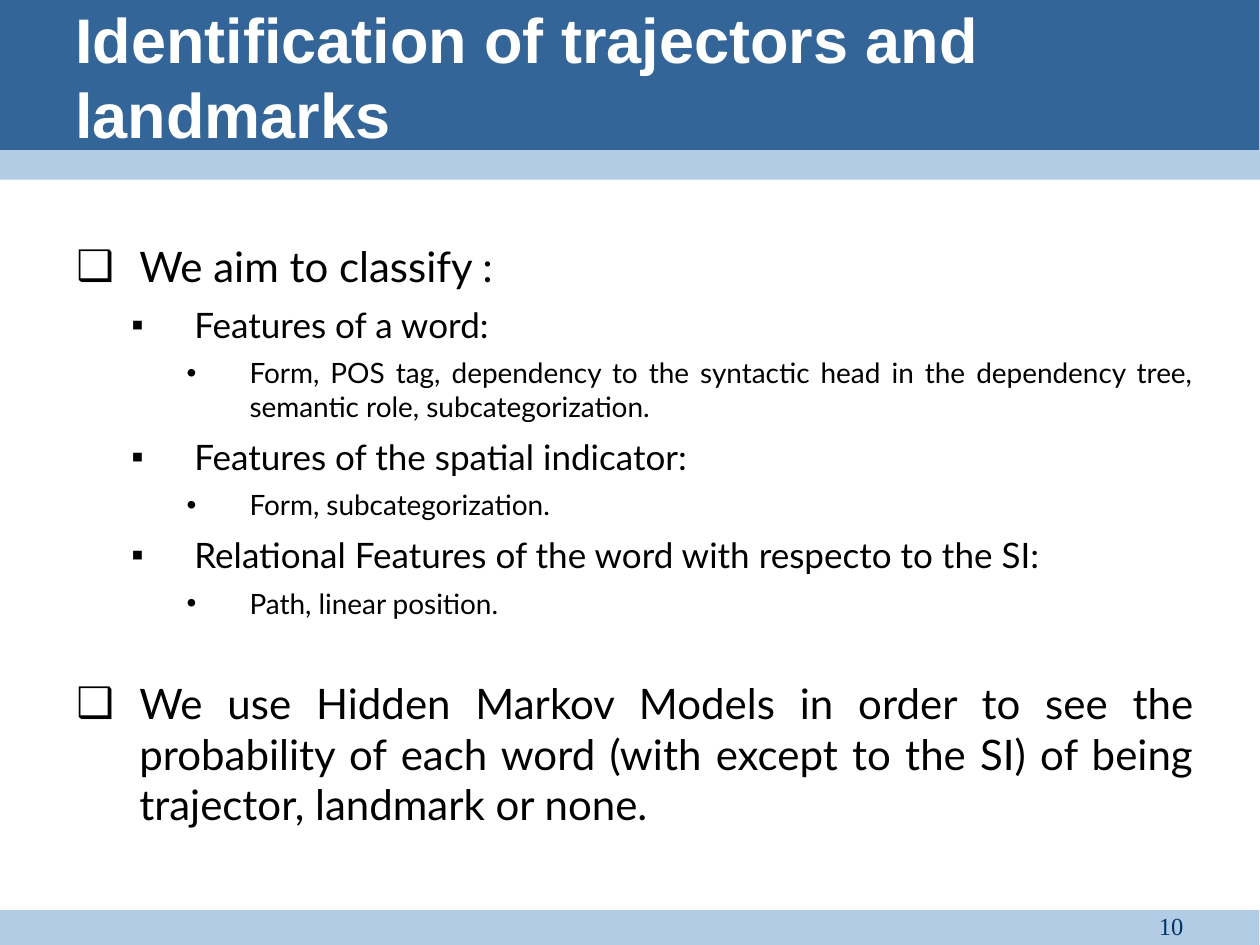
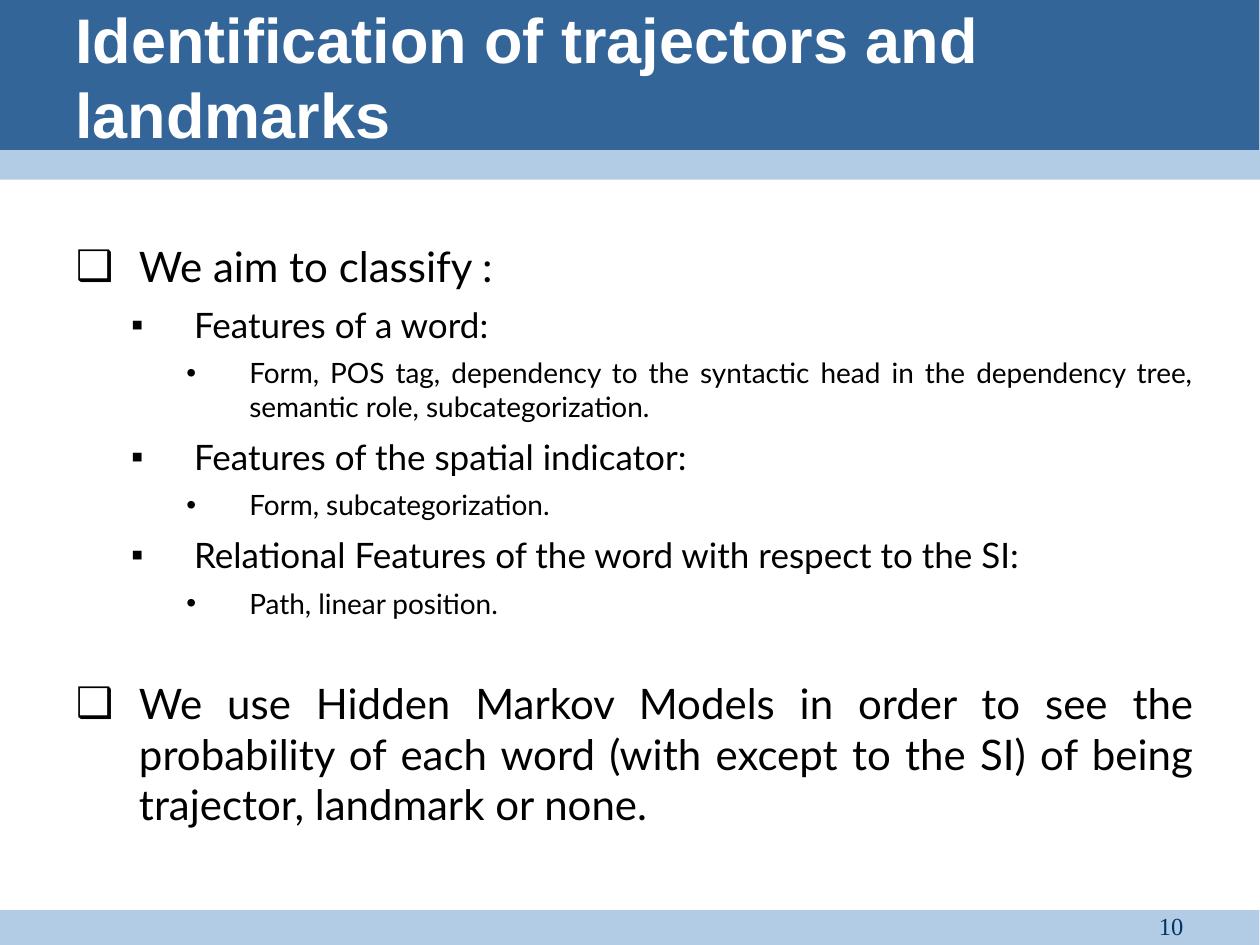
Before and after one commit to satvikg/pln-pmt-pract, a slide deck: slide 10 of SpatialRoleLabeling/doc/Group presentation.ppt. Drawn at 1260x945 pixels with LibreOffice and Linux fonts; fonts in the diff are those of the drawing. Boxes give left, top, right and bottom in pixels: in the first picture for what was removed or moved away, otherwise in the second. Text is boxed around its words. In the diff, an @@ line names an element or a change of style, - is before the commit and + after.

```diff
--- a/SpatialRoleLabeling/doc/Group presentation.ppt
+++ b/SpatialRoleLabeling/doc/Group presentation.ppt
@@ text at bbox=[194, 542, 1019, 574]: text changed @@
-  ▪ Relational Features of the word with respecto to the SI:
+  ▪ Relational Features of the word with respect to the SI:
```
Also in this commit, not shown: 15 other slides changed.
